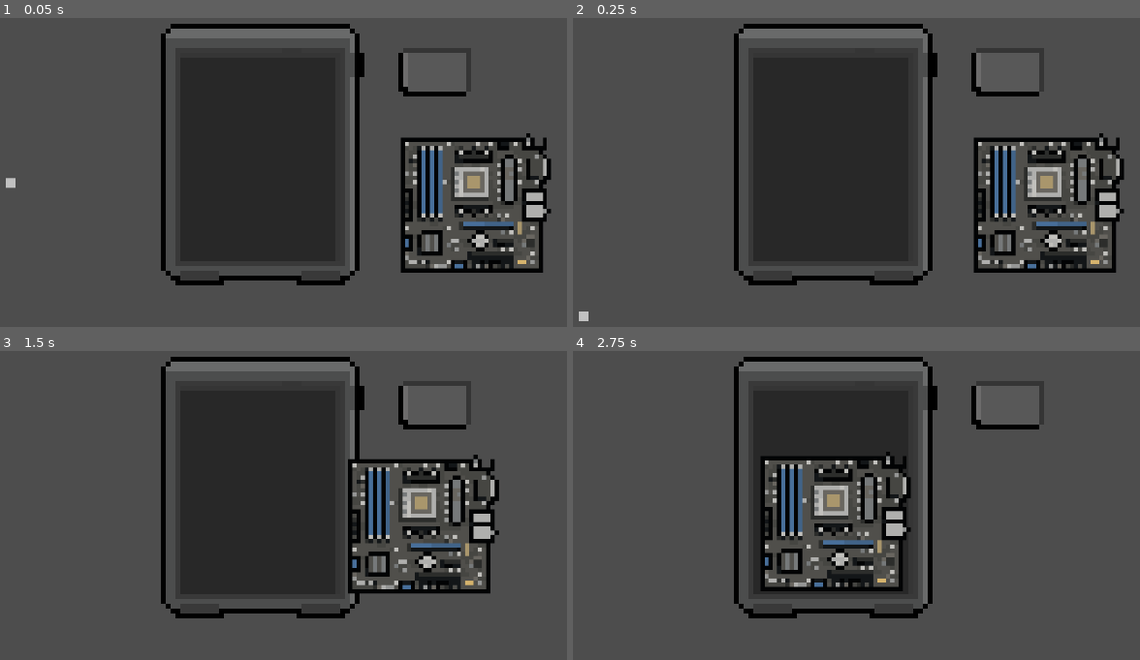
Above: before the commit, frames 1-4 (two rows, left to right).
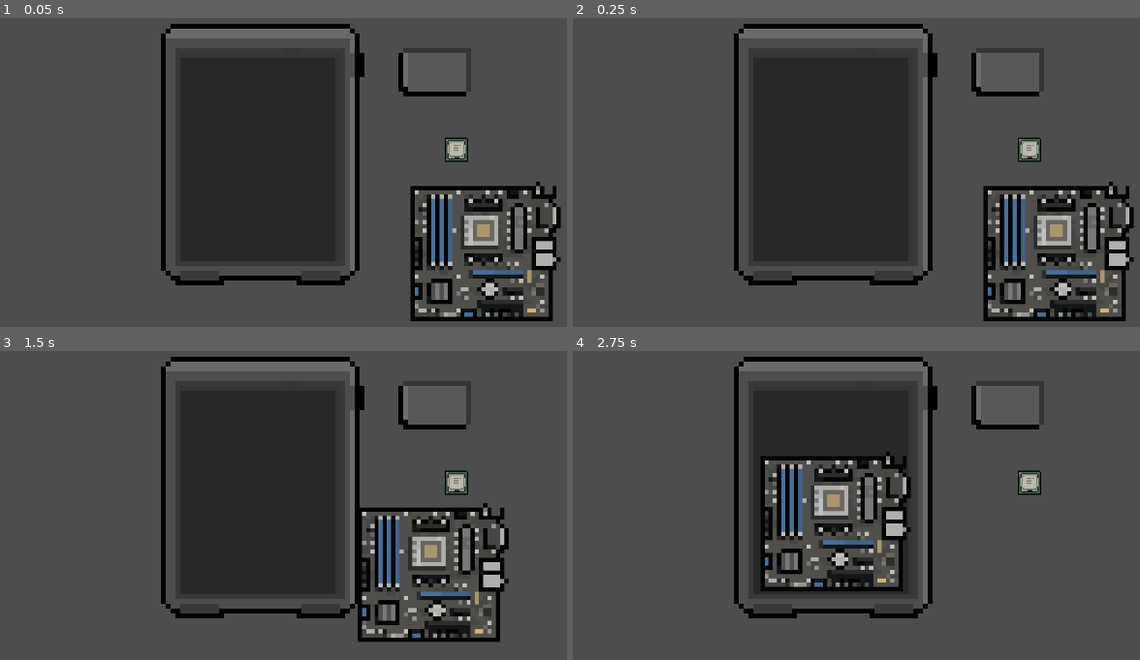
Above: after the commit, the same moments.

Repository: Raikosuu/Full-Tech-Panic_Public
Game: Godot game, scene res://scenes/minigame_1_v_2.tscn
Same seed, same stepped clock (60 frames per second), same inputs: the game is played once before the commit and once after it. This scene is started directly instead of the project's main scene.
Inputs (mouse positions are in pixels of both pictures, inside the frame that each line leads up to):
- Up to frame 1 (0.05 s): no input
- Up to frame 2 (0.25 s): no input
- Up to frame 3 (1.5 s): tap Enter at 0.5 s; move the mouse to (221, 564) at 0.52 s; hold W (move_up) 0.53-1.25 s; click (221, 564) at 0.67 s; tap Space at 1.25 s; drag from (493, 542) to (260, 490) at 1.27 s
- Up to frame 4 (2.75 s): move the mouse to (601, 412) at 2.02 s; hold A (move_left) from 2.03 s (still down)

The runs differ from the first frame. In frame 1, 11% of the frame differs, in the area x 1-99%, y 37-99%; in frame 2, 11%; in frame 3, 11%; in frame 4, 0.3%.

Commit message:
added configurable options
Config options for the snapzone inspectors

Diff:
--- a/scenes/cpu.tscn
+++ b/scenes/cpu.tscn
@@ -1,14 +1,20 @@
-[gd_scene load_steps=3 format=3 uid="uid://t6monse15254"]
+[gd_scene load_steps=4 format=3 uid="uid://t6monse15254"]
 
 [ext_resource type="Texture2D" uid="uid://bmx0p0dunb3oo" path="res://assets/Computer parts/CPU.png" id="1_5i68j"]
+[ext_resource type="Script" uid="uid://hfpu70hd02sc" path="res://scripts/cpu.gd" id="1_16h3v"]
 
 [sub_resource type="RectangleShape2D" id="RectangleShape2D_16h3v"]
+size = Vector2(19, 19)
 
 [node name="CPU" type="RigidBody2D"]
+scale = Vector2(0.5, 0.5)
 lock_rotation = true
+script = ExtResource("1_16h3v")
 
 [node name="Sprite2D" type="Sprite2D" parent="."]
+scale = Vector2(0.5, 0.5)
 texture = ExtResource("1_5i68j")
 
 [node name="CollisionShape2D" type="CollisionShape2D" parent="."]
+scale = Vector2(0.5, 0.5)
 shape = SubResource("RectangleShape2D_16h3v")
--- a/scenes/minigame_1_v_2.tscn
+++ b/scenes/minigame_1_v_2.tscn
@@ -1,11 +1,13 @@
-[gd_scene load_steps=8 format=3 uid="uid://pwgp33d01o16"]
+[gd_scene load_steps=10 format=3 uid="uid://pwgp33d01o16"]
 
 [ext_resource type="PackedScene" uid="uid://hqijequt6jg7" path="res://scenes/mo_bo.tscn" id="1_8f04i"]
 [ext_resource type="PackedScene" uid="uid://rhxauoy66x4e" path="res://scenes/system_unit.tscn" id="1_xsi8y"]
 [ext_resource type="Script" uid="uid://chjytmmg3ww1f" path="res://scripts/MOBOscript.gd" id="3_cn6rf"]
 [ext_resource type="PackedScene" uid="uid://duno78x0srmi8" path="res://scenes/su_battery.tscn" id="3_ebvq3"]
 [ext_resource type="PackedScene" uid="uid://bhph80goxwfn5" path="res://scenes/snap_zone.tscn" id="4_cn6rf"]
+[ext_resource type="Texture2D" uid="uid://bufk8b7ghrd2t" path="res://assets/Computer parts/Motherboard states/MB-CPU_ins.png" id="4_vlne0"]
 [ext_resource type="Script" uid="uid://mxawbst031b8" path="res://scripts/BATTERYscript.gd" id="5_fpq7e"]
+[ext_resource type="PackedScene" uid="uid://t6monse15254" path="res://scenes/cpu.tscn" id="6_s7b8k"]
 [ext_resource type="PackedScene" uid="uid://ccxttvxg0gs8" path="res://scenes/screws.tscn" id="7_s6qws"]
 
 [node name="Minigame1_v2" type="Node2D"]
@@ -16,12 +18,23 @@
 [node name="SU_main" parent="." instance=ExtResource("1_xsi8y")]
 
 [node name="MoBo" parent="." instance=ExtResource("1_8f04i")]
-position = Vector2(44, 12)
+position = Vector2(46, 22)
 script = ExtResource("3_cn6rf")
+
+[node name="snapzone" parent="MoBo" index="2"]
+accepted_components = Array[NodePath]([NodePath("../../CPU")])
+accepted_type = "CPU"
+remove_component = true
+target_sprite = NodePath("../Sprite2D")
+snapped_texture = ExtResource("4_vlne0")
+allow_preview = false
 
 [node name="SU_Battery" parent="." instance=ExtResource("3_ebvq3")]
 position = Vector2(36, -15)
 script = ExtResource("5_fpq7e")
+
+[node name="CPU" parent="." instance=ExtResource("6_s7b8k")]
+position = Vector2(40, 1)
 
 [node name="snapzones" type="Node2D" parent="."]
 
@@ -37,6 +50,9 @@
 accepted_type = "MOBO"
 
 [node name="Screws" type="Node2D" parent="."]
+visible = false
 
 [node name="Screws" parent="Screws" instance=ExtResource("7_s6qws")]
 position = Vector2(-52, 7)
+
+[editable path="MoBo"]
--- a/scenes/mo_bo.tscn
+++ b/scenes/mo_bo.tscn
@@ -1,6 +1,7 @@
-[gd_scene load_steps=3 format=3 uid="uid://hqijequt6jg7"]
+[gd_scene load_steps=4 format=3 uid="uid://hqijequt6jg7"]
 
 [ext_resource type="Texture2D" uid="uid://bl4pt5t35q8o2" path="res://assets/Computer parts/Motherboard states/Motherboard.png" id="1_uajp5"]
+[ext_resource type="PackedScene" uid="uid://bhph80goxwfn5" path="res://scenes/snap_zone.tscn" id="2_gqnev"]
 
 [sub_resource type="RectangleShape2D" id="RectangleShape2D_gqnev"]
 size = Vector2(30, 27.5)
@@ -16,3 +17,7 @@
 [node name="CollisionShape2D" type="CollisionShape2D" parent="."]
 position = Vector2(-1, 0.25)
 shape = SubResource("RectangleShape2D_gqnev")
+
+[node name="snapzone" parent="." instance=ExtResource("2_gqnev")]
+position = Vector2(0, -3.9999998)
+scale = Vector2(0.4, 0.4)
--- /dev/null
+++ b/scripts/cpu.gd
@@ -0,0 +1,6 @@
+# Access main controls
+extends "res://scripts/drag_cont.gd"
+
+func _ready() -> void:
+	component_type = "CPU"
+	super._ready()  # calls DraggableComponent _ready()
--- a/scripts/snap_zone.gd
+++ b/scripts/snap_zone.gd
@@ -1,8 +1,14 @@
 extends Area2D
 
 @export var accepted_components: Array[NodePath] = []
-@export var accepted_type: String = ""  # set this per slot in Inspector
+@export var accepted_type: String = ""              # set per slot in Inspector
 @export var preview_modulate: Color = Color(1, 1, 1, 0.4)
+
+# New configurable options
+@export var remove_component: bool = false          # true for CPU slot, false for others
+@export var target_sprite: NodePath                 # optional: sprite to update (e.g. motherboard)
+@export var snapped_texture: Texture2D              # optional: texture to swap in
+@export var allow_preview: bool = true              # disable preview for certain parts
 
 var _preview: Sprite2D = null
 
@@ -23,11 +29,12 @@
 		return
 	if body.snapped:
 		return
+	if not allow_preview:
+		return
 
 	# Makes a preview of the object's position when snapped to position
 	var sprite = _get_sprite(body)
 	if sprite and _preview == null:
-		# Copies the sprite as shown in the scene
 		_preview = Sprite2D.new()
 		_preview.texture = sprite.texture
 		_preview.modulate = preview_modulate
@@ -40,7 +47,6 @@
 		add_child(_preview)
 		_preview.global_position = global_position
 
-# Removes preview when object is out of the snapzone area
 func _on_body_exited(body: Node) -> void:
 	if not "snapped" in body:
 		return
@@ -52,10 +58,9 @@
 		_preview.queue_free()
 		_preview = null
 
-# Object snap
 func _on_component_released(component: RigidBody2D) -> void:
 	if _preview:
-		_preview.queue_free() # Removes preview when snapped
+		_preview.queue_free()
 		_preview = null
 	if not "component_type" in component:
 		component.drop()
@@ -64,14 +69,26 @@
 		component.drop()
 		return
 
-	# For debugging and to see where game conditions can be coded into
 	if get_overlapping_bodies().has(component):
 		component.snap(global_position)
-		print("Connected: ", component.component_type, " → ", name)  # e.g. "Connected: RAM → RAMSnapZone"
+		print("Connected: ", component.component_type, " → ", name)
+
+		# Hide/disappear component only if configured
+		if remove_component:
+			var sprite = _get_sprite(component)
+			if sprite:
+				sprite.visible = false
+			var collision = component.get_node_or_null("CollisionShape2D")
+			if collision:
+				collision.disabled = true
+
+		# Change another object’s sprite only if configured
+		var target = get_node_or_null(target_sprite)
+		if target and snapped_texture:
+			target.texture = snapped_texture
 	else:
 		component.drop()
 
-# Sprite finder
 func _get_sprite(node: Node) -> Sprite2D:
 	for child in node.get_children():
 		if child is Sprite2D:
Not shown, added: scripts/cpu.gd.uid
